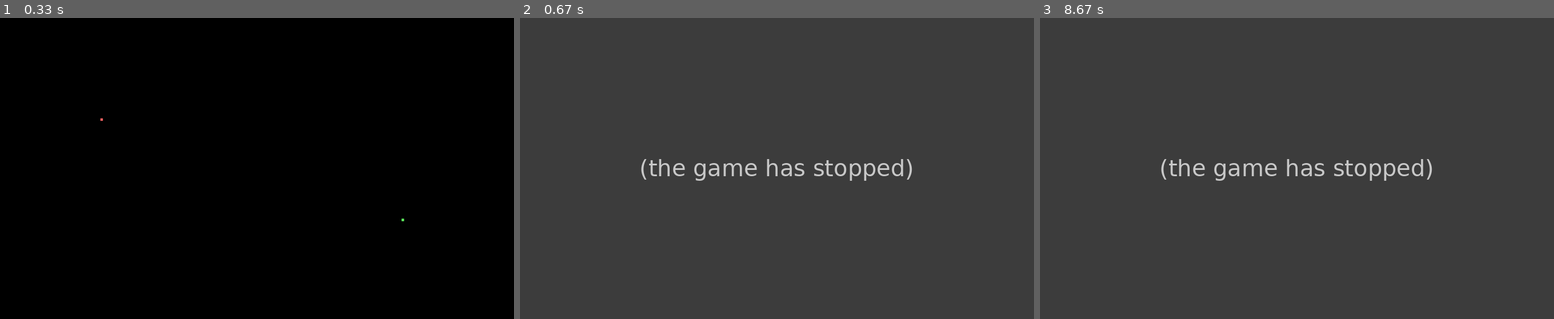
Above: before the commit, frames 1-3 (left to right).
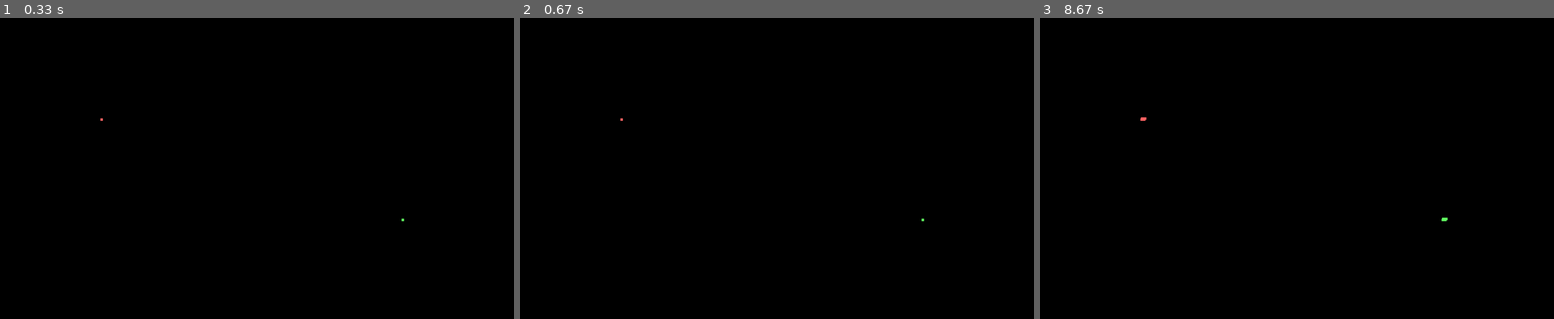
Above: after the commit, the same moments.

Repository: swiatekPiotr/pygame_wavyLine
Game: pygame game, started from main.py
Two runs of this game, one before a commit and one after it. Both use one fixed random seed, a clock stepped at 60 frames per second and the inputs below.
Inputs:
- Up to frame 1 (0.33 s): no input
- Up to frame 2 (0.67 s): hold D from 0.33 s (still down)
- Up to frame 3 (8.67 s): release D at 0.8 s; hold W 0.83-1.13 s; hold D 1.17-1.63 s; hold A 1.67-2.2 s; hold S 2.23-2.53 s; hold W 3-3.37 s; hold D 3.4-4.03 s; hold S 4.07-4.43 s; hold D 4.97-5.43 s; hold W 5.47-5.77 s; hold D 5.8-6.27 s; hold S 6.87-7.17 s; hold W 7.63-8 s; hold D from 8.03 s (still down)

Frame 1 is identical in both runs. In frame 2, 100% of the frame differs, in the area x 0-100%, y 0-100%; in frame 3, 100%.
Error before the commit: TypeError: Argument must be rect style object (player.py line 29); the game stopped at 0.35 s (later frames are placeholders)

Commit message:
players movement

Diff:
--- a/main.py
+++ b/main.py
@@ -10,8 +10,8 @@
 
         pygame.display.set_caption("Wavy Lines")
 
-        self.player1 = Player(self, (255, 100, 100), (200, 200), (5, 5))
-        self.player2 = Player(self, (100, 255, 100), (800, 400), (5, 5))
+        self.player1 = Player(self, (255, 100, 100), [200, 200], [5, 5])
+        self.player2 = Player(self, (100, 255, 100), [800, 400], [5, 5])
         # todo create random numbers of colors and position
 
         while True:
@@ -24,6 +24,7 @@
             self.draw()
             self.move()
             pygame.display.flip()
+            pygame.display.update()
 
     def draw(self):
         self.player1.draw()
@@ -35,6 +36,5 @@
         self.player2.move()
 
 
-
 if __name__ == "__main__":
     Game()
--- a/player.py
+++ b/player.py
@@ -16,14 +16,15 @@
         pressed = pygame.key.get_pressed()
         # todo create button selection for players
         if pressed[pygame.K_w]:
-            self.position += (0, -5)
+            self.position[1] -= 0.1
         if pressed[pygame.K_s]:
-            self.position += (0, 5)
+            self.position[1] += 0.1
         if pressed[pygame.K_a]:
-            self.position += (-5, 0)
+            self.position[0] -= 0.1
         if pressed[pygame.K_d]:
-            self.position += (5, 0)
+            self.position[0] += 0.1
 
 
     def draw(self):
-        pygame.draw.rect(self.game.screen, self.color, pygame.Rect((self.position, self.dimension)))
+        pygame.draw.rect(self.game.screen, self.color,
+                         pygame.Rect(self.position[0], self.position[1], self.dimension[0], self.dimension[1]))
